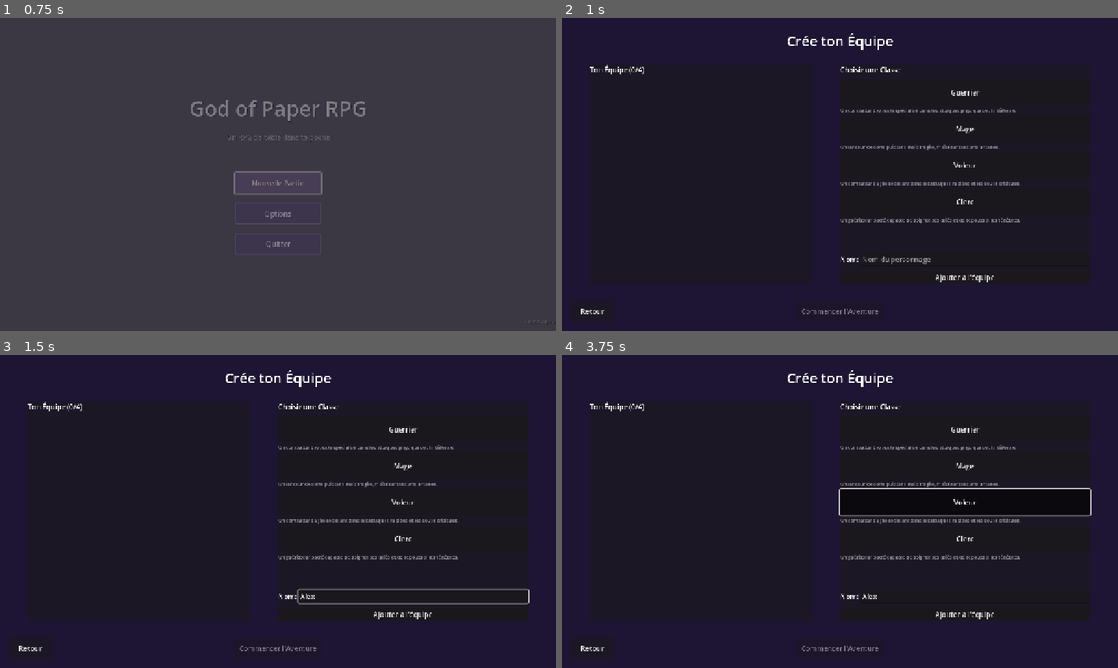
Above: before the commit, frames 1-4 (two rows, left to right).
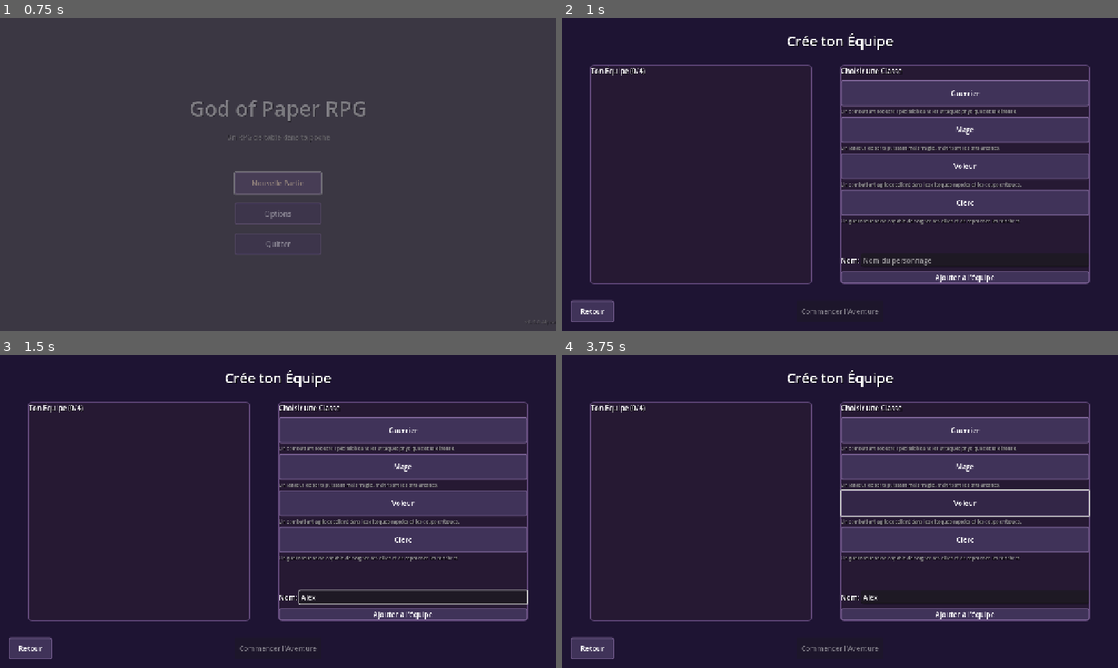
Above: after the commit, the same moments.

Repository: friteuseb/godOfPaperRPG
Game: Godot game, scene res://scenes/main/main_menu.tscn
The game is run twice, just before and just after one commit, with the same random seed, the same clock (stepped at 60 frames per second) and the same inputs.
Inputs (mouse positions are in pixels of both pictures, inside the frame that each line leads up to):
- Up to frame 1 (0.75 s): click "Nouvelle Partie" at 0.5 s
- Up to frame 2 (1 s): no input
- Up to frame 3 (1.5 s): click (411, 596) at 1.27 s; type "Alex" at 1.35 s
- Up to frame 4 (3.75 s): click "Guerrier" at 2 s; click "Mage" at 2.75 s; click "Voleur" at 3.5 s

Frame 1 is identical in both runs. In frame 2, 20% of the frame differs, in the area x 1-95%, y 5-98%; in frame 3, 21%, in the area x 1-96%, y 5-98%; in frame 4, 21%.

Commit message:
Fix theme application and item loading
- Apply game theme to character_creation and game_table scenes
- Add recursive item loading from data/items folder
- Fix starting items (potion_hp_small, potion_mp_small)
- Add debug logging for item loading

🤖 Generated with [Claude Code](https://claude.com/claude-code)

Co-Authored-By: Claude Opus 4.5 <noreply@anthropic.com>

Diff:
--- a/scenes/main/character_creation.tscn
+++ b/scenes/main/character_creation.tscn
@@ -1,6 +1,7 @@
-[gd_scene load_steps=2 format=3 uid="uid://c1char_create"]
+[gd_scene load_steps=3 format=3 uid="uid://c1char_create"]
 
 [ext_resource type="Script" path="res://scripts/ui/character_creation.gd" id="1_char_create"]
+[ext_resource type="Theme" path="res://theme/game_theme.tres" id="2_theme"]
 
 [node name="CharacterCreation" type="Control"]
 layout_mode = 3
@@ -9,6 +10,7 @@
 anchor_bottom = 1.0
 grow_horizontal = 2
 grow_vertical = 2
+theme = ExtResource("2_theme")
 script = ExtResource("1_char_create")
 
 [node name="Background" type="ColorRect" parent="."]
--- a/scenes/main/game_table.tscn
+++ b/scenes/main/game_table.tscn
@@ -1,6 +1,7 @@
-[gd_scene load_steps=2 format=3 uid="uid://c2game_table"]
+[gd_scene load_steps=3 format=3 uid="uid://c2game_table"]
 
 [ext_resource type="Script" path="res://scripts/ui/game_table.gd" id="1_game_table"]
+[ext_resource type="Theme" path="res://theme/game_theme.tres" id="2_theme"]
 
 [node name="GameTable" type="Control"]
 layout_mode = 3
@@ -9,6 +10,7 @@
 anchor_bottom = 1.0
 grow_horizontal = 2
 grow_vertical = 2
+theme = ExtResource("2_theme")
 script = ExtResource("1_game_table")
 
 [node name="Background" type="ColorRect" parent="."]
--- a/scripts/data/data_manager.gd
+++ b/scripts/data/data_manager.gd
@@ -16,7 +16,8 @@
 func _load_all_data() -> void:
 	_load_resources("res://resources/classes", character_classes)
 	_load_resources("res://resources/skills", skills)
-	_load_resources("res://resources/items", items)
+	# Charger les items depuis le nouveau dossier data/items
+	_load_resources_recursive("res://data/items", items)
 	_load_resources("res://resources/enemies", enemies)
 	_load_resources("res://resources/quests", quests)
 
@@ -40,6 +41,25 @@
 				if resource:
 					var key = file_name.get_basename()
 					target[key] = resource
+			file_name = dir.get_next()
+		dir.list_dir_end()
+
+func _load_resources_recursive(path: String, target: Dictionary) -> void:
+	var dir = DirAccess.open(path)
+	if dir:
+		dir.list_dir_begin()
+		var file_name = dir.get_next()
+		while file_name != "":
+			var full_path = path + "/" + file_name
+			if dir.current_is_dir() and not file_name.begins_with("."):
+				# Charger récursivement les sous-dossiers
+				_load_resources_recursive(full_path, target)
+			elif file_name.ends_with(".tres"):
+				var resource = load(full_path)
+				if resource:
+					var key = file_name.get_basename()
+					target[key] = resource
+					print("[DataManager] Loaded item: %s" % key)
 			file_name = dir.get_next()
 		dir.list_dir_end()
 
@@ -104,9 +124,15 @@
 
 func add_starting_items() -> void:
 	# Ajouter des objets de départ
-	var potion = get_item("potion_small")
-	if potion:
-		party_inventory.add_item(potion, 3)
+	var potion_hp = get_item("potion_hp_small")
+	if potion_hp:
+		party_inventory.add_item(potion_hp, 3)
+
+	var potion_mp = get_item("potion_mp_small")
+	if potion_mp:
+		party_inventory.add_item(potion_mp, 2)
+
+	print("[DataManager] Starting items added. Inventory has %d slots" % party_inventory.get_slot_count())
 
 func get_all_classes() -> Array:
 	return character_classes.values()
Not shown, changed: .claude-flow/metrics/system-metrics.json
